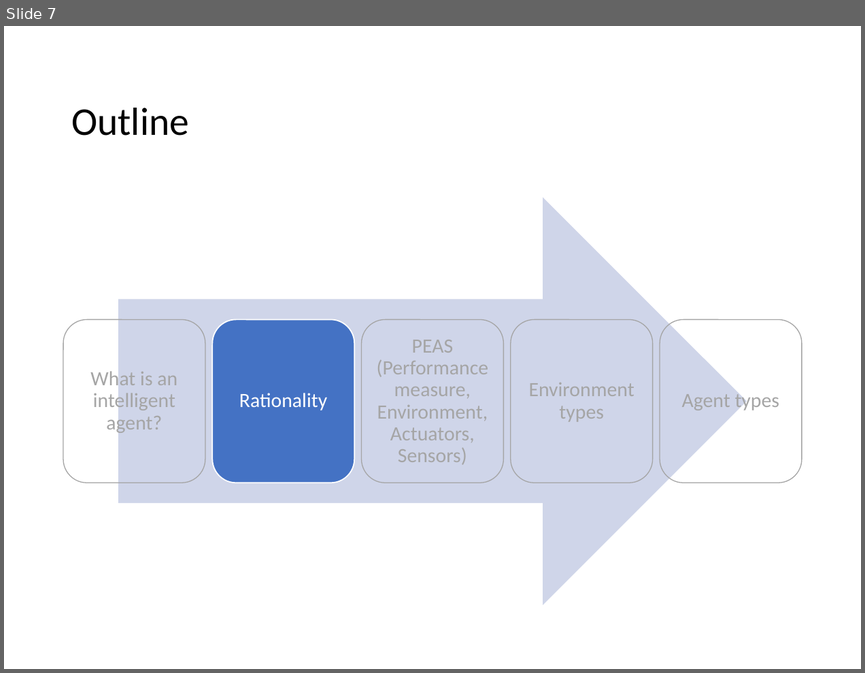
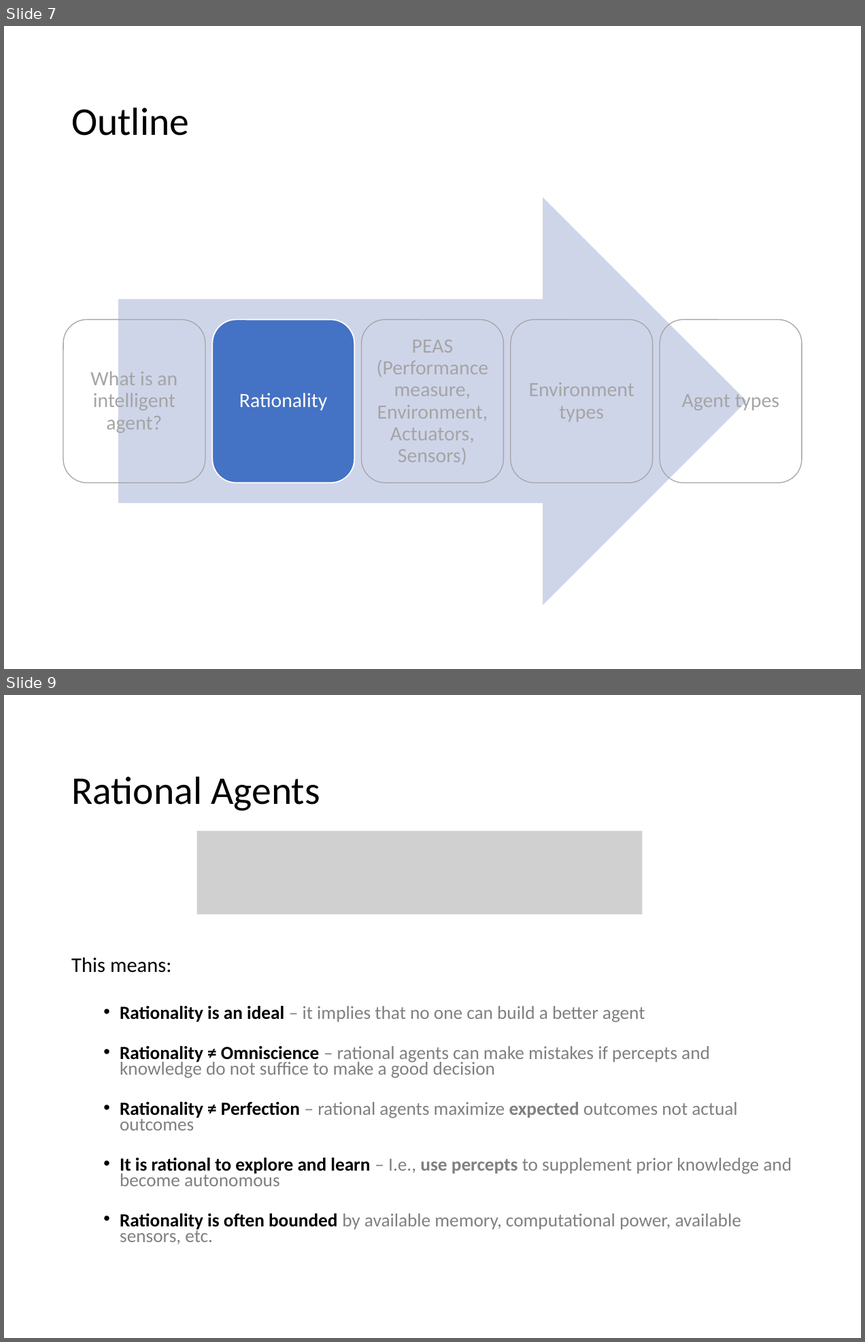
Before and after one commit to mhahsler/CS7320-AI, a slide deck: slides/02_agents.pptx. Shown one above the other, each under a label of ours: slide 7 before the commit, slides 7 and 9 after it; the slides between them are not shown. The pictures are 865x673 and 865x1342 pixels, drawn with LibreOffice and Linux fonts; fonts in the diff are those of the drawing; grey boxes stand for pictures. Boxes give left, top, right and bottom in pixels: in the first picture for what was removed or moved away, otherwise in the second. Text is boxed around its words. In the diff, an @@ line names an element or a change of style, - is before the commit and + after.

```diff
--- a/slides/02_agents.pptx
+++ b/slides/02_agents.pptx
@@ slide 9 added at [4,695,861,1338], background #FFFFFF @@
@@ title added at [71,777,320,811], 33 pt, text #000000 @@
+Rational Agents
@@ picture added at [197,830,643,915] @@
@@ text added at [71,957,791,1244], 15.6 pt, text #808080 @@
+This means:
+  • Rationality is an ideal – it implies that no one can build a better agent
+  • Rationality ≠ Omniscience – rational agents can make mistakes if percepts and knowledge do not suffice to make a good decision
+  • Rationality ≠ Perfection – rational agents maximize expected outcomes not actual outcomes
+  • It is rational to explore and learn – I.e., use percepts to supplement prior knowledge and become autonomous
+  • Rationality is often bounded by available memory, computational power, available sensors, etc.
```
Also in this commit, not shown: 5 slides changed, 2 other slides added, 1 other file.
